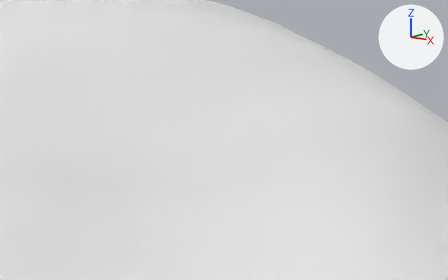
An edit to the Blender file 3DMA/03-Scenes/Scene1_Landscape.blend, drawn before and after from the same camera.
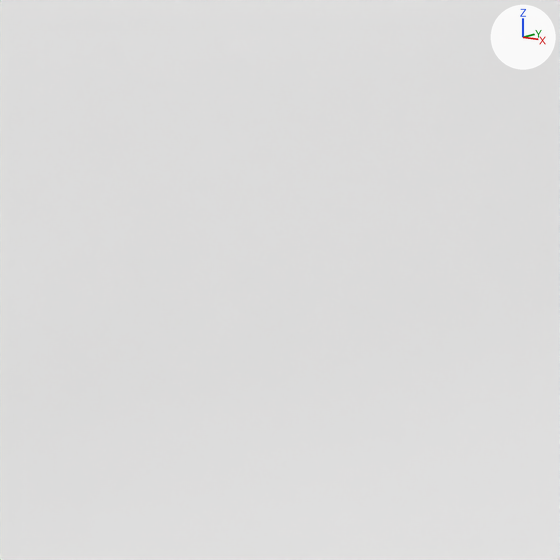
Old and new are each drawn from a 50 mm lens placed at (-0.562, 8.074, 3.491), pointed at (-2.576, 10.682, 2.842) and again close up on the part from 47% to 66% of the width and 42% to 72% of the height. The axes (+X, +Y, +Z) are drawn at upper right. The lights are the same throughout. The close-ups show mesh edges as thin lines.

Script lines for the objects in view, before the commit:
```python
me_plane = bpy.data.meshes.new('Plane')
me_plane.from_pydata(...)  # 16641 vertices, 16384 faces; spans x -1.11..1.0, y -1.0..1.0, z -0.19..0.53
me_plane.polygons.foreach_set('use_smooth', [True] * 16384)
ob_plane = bpy.data.objects.new('Plane', me_plane)
ob_plane.location = (0.0, 0.0, 0.0)
ob_plane.scale = (7.17, 15.0, 7.17)
```
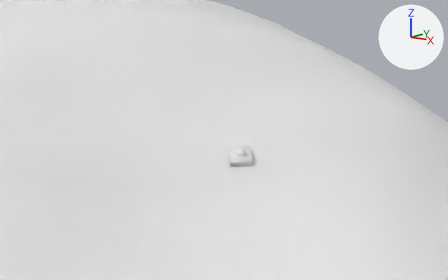
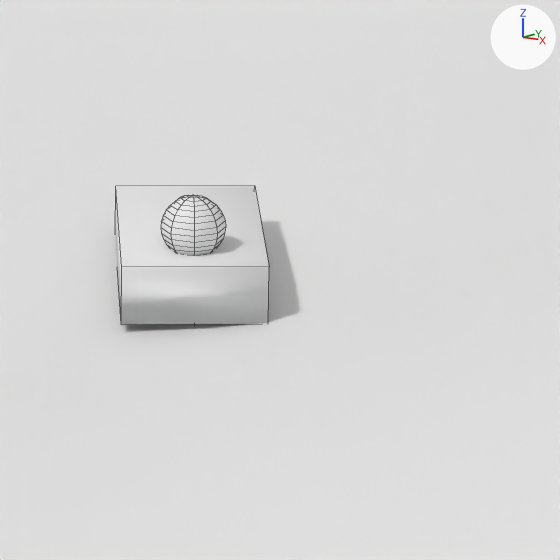
What changed in the scene script:
```text
Add mat_material_001:
    mat_material_001 = diffuse_material('Material.001')
    mat_material_001.base_color = (0.8, 0.8, 0.8)  # white #e7e7e7
Add me_cube_001:
    me_cube_001.from_pydata(...)  # a box spanning x -1.0..1.0, y -1.0..1.0, z -1.0..1.0
    me_cube_001.polygons.foreach_set('use_smooth', [True] * 6)
    me_cube_001.materials.append(mat_material_001)  # white #e7e7e7
Add me_sphere:
    me_sphere.from_pydata(...)  # a UV sphere (8 segments, 16 rings, poles along z) spanning x -1.0..1.0, y -1.0..1.0, z -1.0..1.0
    me_sphere.polygons.foreach_set('use_smooth', [True] * 128)
Add me_sphere_001:
    me_sphere_001.from_pydata(...)  # a UV sphere (8 segments, 16 rings, poles along z) spanning x -1.0..1.0, y -1.0..1.0, z -1.0..1.0
    me_sphere_001.polygons.foreach_set('use_smooth', [True] * 128)
Add col_scooter:
    col_scooter = bpy.data.collections.new('scooter')
    col_scooter.objects.link(ob_sphere_001)
    col_scooter.objects.link(ob_sphere)
    col_scooter.objects.link(ob_cube_001)
Add ob_cube_001:
    ob_cube_001 = bpy.data.objects.new('Cube.001', me_cube_001)
    ob_cube_001.location = (0.0, 0.0, 0.922)
    ob_cube_001.scale = (1.0, 1.87, 0.412)
Add ob_sphere:
    ob_sphere = bpy.data.objects.new('Sphere', me_sphere)
    ob_sphere.location = (0.0, 0.0, 0.332)
    ob_sphere.scale = (0.959, 1.78, 0.322)
    _m = ob_sphere.modifiers.new('EdgeSplit', 'EDGE_SPLIT')
    _m.split_angle = 1.571
Add ob_sphere_001:
    ob_sphere_001 = bpy.data.objects.new('Sphere.001', me_sphere_001)
    ob_sphere_001.location = (0.0, -1.033, 1.633)
    ob_sphere_001.scale = (0.446, 0.446, 0.446)
Add ob_scooter:
    ob_scooter = bpy.data.objects.new('scooter', None)
    ob_scooter.location = (-2.4991, 10.7281, 2.7064)
    ob_scooter.rotation_euler = (0.0924, 0.0, 0.67)  # degrees (5.3, 0, 38)
    ob_scooter.scale = (0.0564, 0.0564, 0.0564)
    ob_scooter.show_instancer_for_render = False
    ob_scooter.instance_type = 'COLLECTION'
    ob_scooter.instance_collection = col_scooter
```

Location of each change, [x1, y1, x2, y2] in pixels of the close-ups (560 x 560 px):
'scooter', added
    after: [115, 186, 269, 325]
